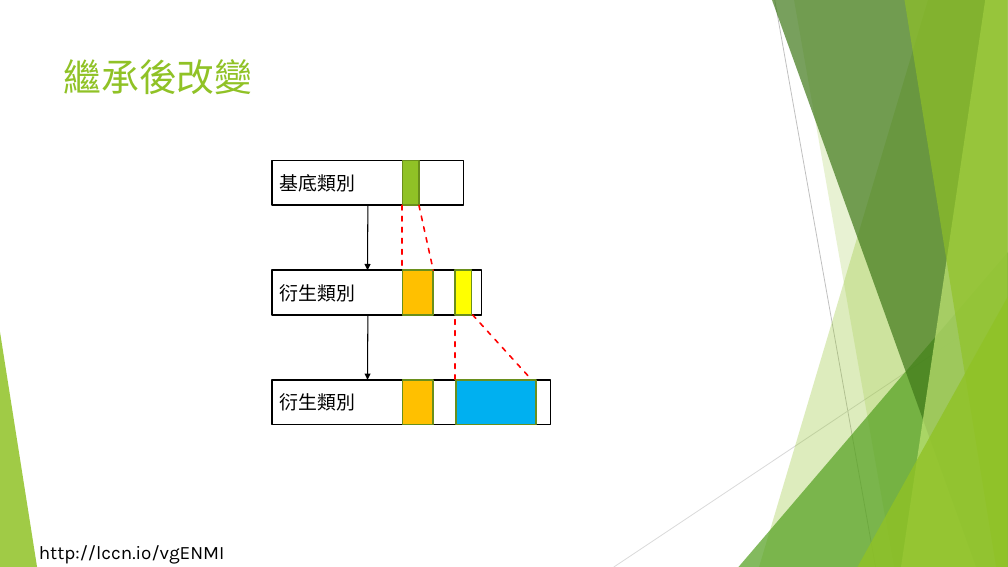
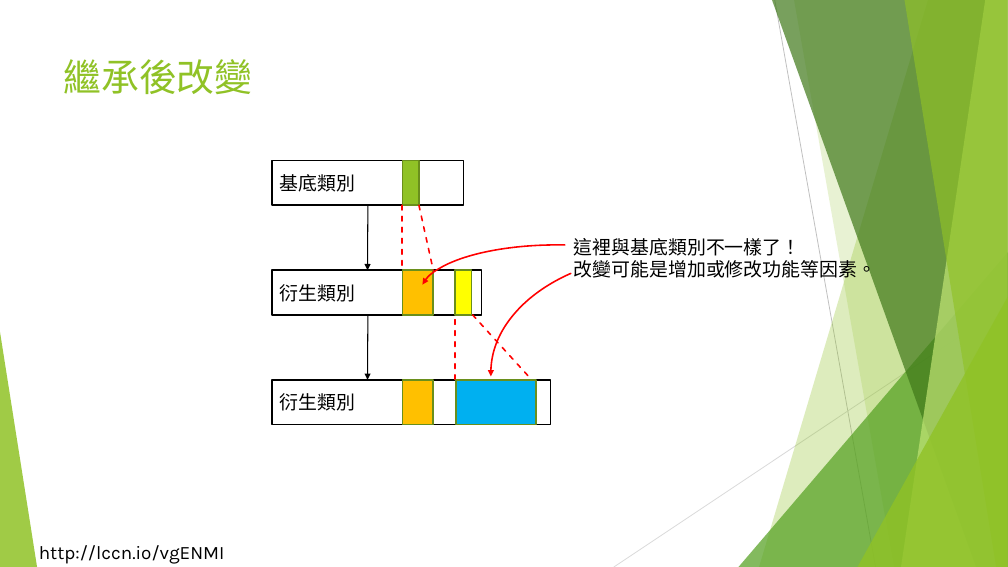
Before and after one commit to liulawsi/My_PPTs, a slide deck: slide 36 of LCC/Java/10_物件導向程式設計.pptx. Drawn at 1008x567 pixels with LibreOffice and Linux fonts; fonts in the diff are those of the drawing; background and template pictures are left out. Boxes give left, top, right and bottom in pixels: in the first picture for what was removed or moved away, otherwise in the second. Text is boxed around its words. In the diff, an @@ line names an element or a change of style, - is before the commit and + after.

```diff
--- a/LCC/Java/10_物件導向程式設計.pptx
+++ b/LCC/Java/10_物件導向程式設計.pptx
@@ text added at (x1=574, y1=238, x2=876, y2=282), 18 pt, text #000000 @@
+這裡與基底類別不一樣了！
+改變可能是增加或修改功能等因素。
@@ arc (boxed as its full ellipse) added at (x1=420, y1=245, x2=693, y2=340), outline #FF0000 1.5 pt @@
@@ arc (boxed as its full ellipse) added at (x1=491, y1=254, x2=843, y2=492), outline #FF0000 1.5 pt @@
```
Also in this commit, not shown: 10 other slides changed, 1 slide added.
